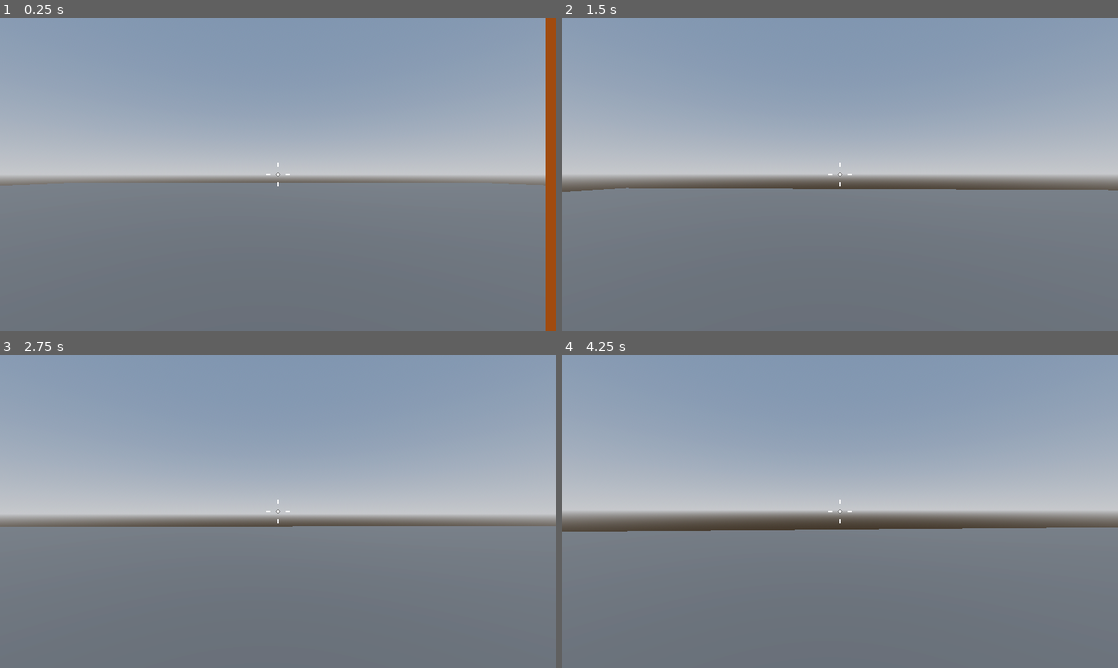
Above: before the commit, frames 1-4 (two rows, left to right).
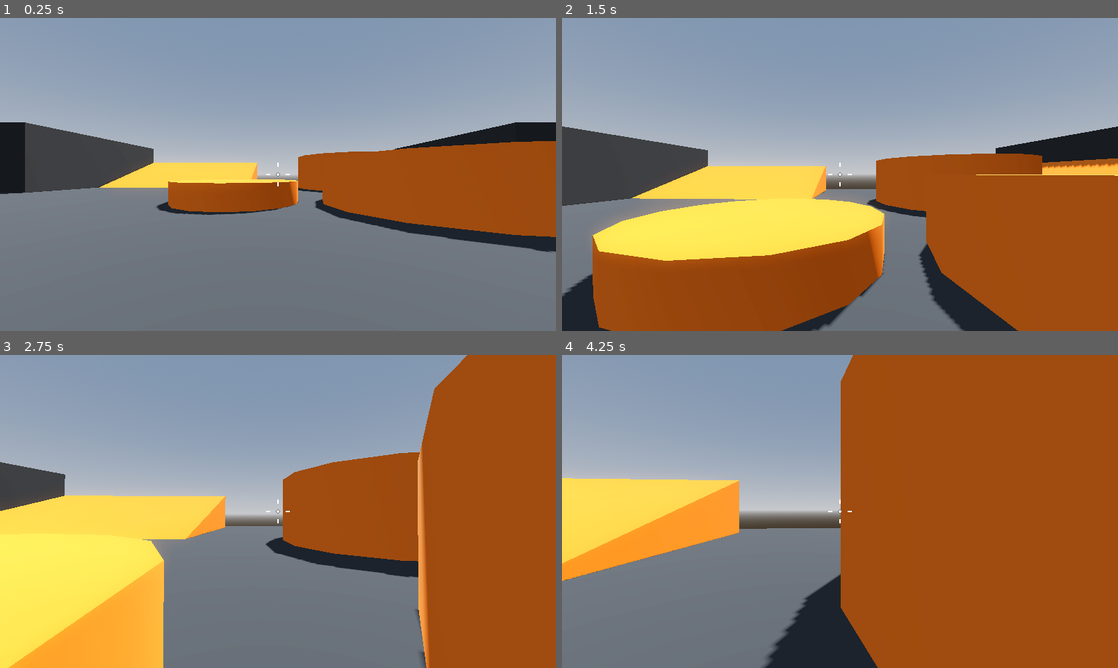
Above: after the commit, the same moments.

Repository: BlizniukDM/robo-rampage
Game: Godot game, scene res://levels/sand_box.tscn
The game is run twice, just before and just after one commit, with the same random seed, the same clock (stepped at 60 frames per second) and the same inputs.
Inputs (mouse positions are in pixels of both pictures, inside the frame that each line leads up to):
- Up to frame 1 (0.25 s): no input
- Up to frame 2 (1.5 s): tap Enter at 0.5 s; move the mouse to (867, 174) at 0.52 s; hold W (forward) from 0.53 s (still down); tap Space (jump) at 0.77 s; move the mouse to (812, 174) at 1.27 s
- Up to frame 3 (2.75 s): keep holding W (forward); tap Space (jump) at 1.52 s; move the mouse to (289, 505) at 2.02 s
- Up to frame 4 (4.25 s): keep holding W (forward); move the mouse to (834, 517) at 2.77 s; tap Space (jump) at 3.02, 3.77 s; move the mouse to (878, 514) at 3.52 s

The runs differ from the first frame. In frame 1, 23% of the frame differs, in the area x 0-100%, y 0-100%; in frame 2, 50%; in frame 3, 51%; in frame 4, 60%.

Commit message:
Added the sand_box

Diff:
--- /dev/null
+++ b/levels/materials/grey_material.tres
@@ -0,0 +1,4 @@
+[gd_resource type="StandardMaterial3D" format=3 uid="uid://c3jd1cakp20kl"]
+
+[resource]
+albedo_color = Color(0.196078, 0.196078, 0.196078, 1)
--- /dev/null
+++ b/levels/materials/orange_material.tres
@@ -0,0 +1,4 @@
+[gd_resource type="StandardMaterial3D" format=3 uid="uid://brumyviwoqcru"]
+
+[resource]
+albedo_color = Color(1, 0.470588, 0.0784314, 1)
--- a/levels/sand_box.tscn
+++ b/levels/sand_box.tscn
@@ -1,6 +1,8 @@
 [gd_scene load_steps=7 format=3 uid="uid://d1lslon6jvtd6"]
 
 [ext_resource type="PackedScene" uid="uid://cj7hdncn2lvgk" path="res://player/player.tscn" id="1_eqdow"]
+[ext_resource type="Material" uid="uid://c3jd1cakp20kl" path="res://levels/materials/grey_material.tres" id="1_n2o7e"]
+[ext_resource type="Material" uid="uid://brumyviwoqcru" path="res://levels/materials/orange_material.tres" id="2_k7icp"]
 
 [sub_resource type="ProceduralSkyMaterial" id="ProceduralSkyMaterial_8sxot"]
 sky_horizon_color = Color(0.64625, 0.65575, 0.67075, 1)
@@ -15,12 +17,6 @@
 tonemap_mode = 2
 glow_enabled = true
 
-[sub_resource type="StandardMaterial3D" id="StandardMaterial3D_ek3rn"]
-albedo_color = Color(0.196078, 0.196078, 0.196078, 1)
-
-[sub_resource type="StandardMaterial3D" id="StandardMaterial3D_jidxk"]
-albedo_color = Color(1, 0.470588, 0.0784314, 1)
-
 [node name="SandBox" type="Node3D"]
 
 [node name="WorldEnvironment" type="WorldEnvironment" parent="."]
@@ -34,24 +30,258 @@
 transform = Transform3D(1, 0, 0, 0, 1, 0, 0, 0, 1, 2.08165e-12, -0.5, 2.08165e-12)
 use_collision = true
 size = Vector3(64, 1, 64)
-material = SubResource("StandardMaterial3D_ek3rn")
+material = ExtResource("1_n2o7e")
 
 [node name="Player" parent="." instance=ExtResource("1_eqdow")]
 transform = Transform3D(1, 0, 0, 0, 1, 0, 0, 0, 1, 2.08165e-12, 1, 2.08165e-12)
 
-[node name="CSGBox3D" type="CSGBox3D" parent="."]
-transform = Transform3D(1, 0, 0, 0, 1, 0, 0, 0, 1, 2.462, 0.5, 2.08165e-12)
-use_collision = true
-material = SubResource("StandardMaterial3D_jidxk")
-
-[node name="CSGBox3D2" type="CSGBox3D" parent="."]
-transform = Transform3D(1, 0, 0, 0, 1, 0, 0, 0, 1, 3.462, 1, 2.08165e-12)
-use_collision = true
-size = Vector3(1, 2, 1)
-material = SubResource("StandardMaterial3D_jidxk")
-
-[node name="CSGBox3D3" type="CSGBox3D" parent="."]
-transform = Transform3D(-4.37114e-08, 0, -1, 0, 1, 0, 1, 0, -4.37114e-08, 2.97102, 1.5, -1)
+[node name="----- LevelObjects -----" type="Node" parent="."]
+
+[node name="Platform" type="CSGBox3D" parent="----- LevelObjects -----"]
+transform = Transform3D(-4.37114e-08, 0, 1, 0, 1, 0, -1, 0, -4.37114e-08, -16.4945, 0.5, 0.169671)
+use_collision = true
+material = ExtResource("2_k7icp")
+
+[node name="Platform9" type="CSGBox3D" parent="----- LevelObjects -----"]
+transform = Transform3D(-4.37114e-08, 0, 1, 0, 1, 0, -1, 0, -4.37114e-08, 17.2014, 0.5, -9.00955)
+use_collision = true
+material = ExtResource("2_k7icp")
+
+[node name="Platform10" type="CSGBox3D" parent="----- LevelObjects -----"]
+transform = Transform3D(-4.37114e-08, 0, 1, 0, 1, 0, -1, 0, -4.37114e-08, 18.2014, 1, -9.00955)
+use_collision = true
+size = Vector3(1, 2, 1)
+material = ExtResource("2_k7icp")
+
+[node name="Platform11" type="CSGBox3D" parent="----- LevelObjects -----"]
+transform = Transform3D(-4.37114e-08, 0, 1, 0, 1, 0, -1, 0, -4.37114e-08, 20.2014, 1.5, -9.00955)
+use_collision = true
+size = Vector3(1, 3, 1)
+material = ExtResource("2_k7icp")
+
+[node name="Platform12" type="CSGBox3D" parent="----- LevelObjects -----"]
+transform = Transform3D(-4.37114e-08, 0, 1, 0, 1, 0, -1, 0, -4.37114e-08, 22.2014, 2, -9.00955)
+use_collision = true
+size = Vector3(1, 4, 1)
+material = ExtResource("2_k7icp")
+
+[node name="Platform13" type="CSGBox3D" parent="----- LevelObjects -----"]
+transform = Transform3D(-4.37114e-08, 0, 1, 0, 1, 0, -1, 0, -4.37114e-08, 17.2014, 0.5, 6.99045)
+use_collision = true
+material = ExtResource("2_k7icp")
+
+[node name="Platform14" type="CSGBox3D" parent="----- LevelObjects -----"]
+transform = Transform3D(-4.37114e-08, 0, 1, 0, 1, 0, -1, 0, -4.37114e-08, 18.2014, 1, 6.99045)
+use_collision = true
+size = Vector3(1, 2, 1)
+material = ExtResource("2_k7icp")
+
+[node name="Platform15" type="CSGBox3D" parent="----- LevelObjects -----"]
+transform = Transform3D(-4.37114e-08, 0, 1, 0, 1, 0, -1, 0, -4.37114e-08, 20.2014, 1.5, 6.99045)
+use_collision = true
+size = Vector3(1, 3, 1)
+material = ExtResource("2_k7icp")
+
+[node name="Platform16" type="CSGBox3D" parent="----- LevelObjects -----"]
+transform = Transform3D(-4.37114e-08, 0, 1, 0, 1, 0, -1, 0, -4.37114e-08, 22.2014, 2, 6.99045)
+use_collision = true
+size = Vector3(1, 4, 1)
+material = ExtResource("2_k7icp")
+
+[node name="Platform17" type="CSGBox3D" parent="----- LevelObjects -----"]
+transform = Transform3D(-1, 0, -8.74228e-08, 0, 1, 0, 8.74228e-08, 0, -1, 16.4514, 0.5, 18.2404)
+use_collision = true
+material = ExtResource("2_k7icp")
+
+[node name="Platform18" type="CSGBox3D" parent="----- LevelObjects -----"]
+transform = Transform3D(-1, 0, -8.74228e-08, 0, 1, 0, 8.74228e-08, 0, -1, 16.4514, 1, 17.2404)
+use_collision = true
+size = Vector3(1, 2, 1)
+material = ExtResource("2_k7icp")
+
+[node name="Platform19" type="CSGBox3D" parent="----- LevelObjects -----"]
+transform = Transform3D(-1, 0, -8.74228e-08, 0, 1, 0, 8.74228e-08, 0, -1, 16.4514, 1.5, 15.2404)
+use_collision = true
+size = Vector3(1, 3, 1)
+material = ExtResource("2_k7icp")
+
+[node name="Platform20" type="CSGBox3D" parent="----- LevelObjects -----"]
+transform = Transform3D(-1, 0, -8.74228e-08, 0, 1, 0, 8.74228e-08, 0, -1, 16.4514, 2, 13.2404)
+use_collision = true
+size = Vector3(1, 4, 1)
+material = ExtResource("2_k7icp")
+
+[node name="Platform5" type="CSGBox3D" parent="----- LevelObjects -----"]
+transform = Transform3D(-1, 0, -8.74228e-08, 0, 1, 0, 8.74228e-08, 0, -1, -23.295, 4.73, -11.515)
+use_collision = true
+size = Vector3(2, 0.5, 6.2)
+material = ExtResource("2_k7icp")
+
+[node name="Platform6" type="CSGBox3D" parent="----- LevelObjects -----"]
+transform = Transform3D(-1, 0, -8.74228e-08, 0, 1, 0, 8.74228e-08, 0, -1, -23.2953, 4.72987, 9.56436)
+use_collision = true
+size = Vector3(2, 0.5, 6.2)
+material = ExtResource("2_k7icp")
+
+[node name="Platform7" type="CSGBox3D" parent="----- LevelObjects -----"]
+transform = Transform3D(1.31134e-07, 0, -1, 0, 1, 0, 1, 0, 1.31134e-07, -11.0757, 5.26562, 21.8146)
+use_collision = true
+size = Vector3(5, 0.5, 20)
+material = ExtResource("2_k7icp")
+
+[node name="Platform21" type="CSGBox3D" parent="----- LevelObjects -----"]
+transform = Transform3D(1.31134e-07, 0, -1, 0, 1, 0, 1, 0, 1.31134e-07, 8.92428, 5.26562, 21.8146)
+use_collision = true
+size = Vector3(5, 0.5, 20)
+material = ExtResource("2_k7icp")
+
+[node name="Platform8" type="CSGBox3D" parent="----- LevelObjects -----"]
+transform = Transform3D(-1, 0, -8.74228e-08, 0, 1, 0, 8.74228e-08, 0, -1, 24.8978, 4.72987, -11.5871)
+use_collision = true
+size = Vector3(2, 0.5, 6.2)
+material = ExtResource("2_k7icp")
+
+[node name="Platform2" type="CSGBox3D" parent="----- LevelObjects -----"]
+transform = Transform3D(-4.37114e-08, 0, 1, 0, 1, 0, -1, 0, -4.37114e-08, -16.4945, 1, -0.830329)
+use_collision = true
+size = Vector3(1, 2, 1)
+material = ExtResource("2_k7icp")
+
+[node name="Platform3" type="CSGBox3D" parent="----- LevelObjects -----"]
+transform = Transform3D(1, 0, 0, 0, 1, 0, 0, 0, 1, -17.4945, 1.5, -0.339345)
 use_collision = true
 size = Vector3(1, 3, 2)
-material = SubResource("StandardMaterial3D_jidxk")
+material = ExtResource("2_k7icp")
+
+[node name="Platform4" type="CSGBox3D" parent="----- LevelObjects -----"]
+transform = Transform3D(-4.37114e-08, 0, 1, 0, 1, 0, -1, 0, -4.37114e-08, -17.4877, 2, -1.83033)
+use_collision = true
+size = Vector3(1, 4, 1)
+material = ExtResource("2_k7icp")
+
+[node name="Building" type="CSGBox3D" parent="----- LevelObjects -----"]
+transform = Transform3D(1, 0, 0, 0, 1, 0, 0, 0, 1, -23, 2.5, -22)
+use_collision = true
+size = Vector3(10, 5, 15)
+material = ExtResource("1_n2o7e")
+
+[node name="LargeFlatArea" type="CSGBox3D" parent="----- LevelObjects -----"]
+transform = Transform3D(1, 0, 0, 0, 1, 0, 0, 0, 1, 0, 0.5, 18.0112)
+use_collision = true
+size = Vector3(20, 1, 20)
+material = ExtResource("1_n2o7e")
+
+[node name="Building2" type="CSGBox3D" parent="----- LevelObjects -----"]
+transform = Transform3D(1, 0, 0, 0, 1, 0, 0, 0, 1, -23, 2.5, -1)
+use_collision = true
+size = Vector3(10, 5, 15)
+material = ExtResource("1_n2o7e")
+
+[node name="Building3" type="CSGBox3D" parent="----- LevelObjects -----"]
+transform = Transform3D(1, 0, 0, 0, 1, 0, 0, 0, 1, -23, 2.5, 20)
+use_collision = true
+size = Vector3(10, 5, 15)
+material = ExtResource("1_n2o7e")
+
+[node name="Building4" type="CSGBox3D" parent="----- LevelObjects -----"]
+transform = Transform3D(1, 0, 0, 0, 1, 0, 0, 0, 1, 21.9034, 2.5, -22)
+use_collision = true
+size = Vector3(10, 5, 15)
+material = ExtResource("1_n2o7e")
+
+[node name="Building5" type="CSGBox3D" parent="----- LevelObjects -----"]
+transform = Transform3D(1, 0, 0, 0, 1, 0, 0, 0, 1, 21.9034, 2.5, -1)
+use_collision = true
+size = Vector3(10, 5, 15)
+material = ExtResource("1_n2o7e")
+
+[node name="Building6" type="CSGBox3D" parent="----- LevelObjects -----"]
+transform = Transform3D(1, 0, 0, 0, 1, 0, 0, 0, 1, 21.9034, 2.5, 20)
+use_collision = true
+size = Vector3(10, 5, 15)
+material = ExtResource("1_n2o7e")
+
+[node name="Slope" type="CSGPolygon3D" parent="----- LevelObjects -----"]
+transform = Transform3D(3, 0, 0, 0, 3, 0, 0, 0, 3, 13.901, 0, -14.4603)
+use_collision = true
+polygon = PackedVector2Array(0, 0, 1, 1, 1, 0)
+depth = 5.0
+material = ExtResource("2_k7icp")
+
+[node name="Slope2" type="CSGPolygon3D" parent="----- LevelObjects -----"]
+transform = Transform3D(-1.31134e-07, 1.04636e-15, 3, 1.04636e-15, 3, -1.04636e-15, -3, 1.04636e-15, -1.31134e-07, -2.99806, 2.08165e-12, -20.479)
+use_collision = true
+polygon = PackedVector2Array(0, 0, 3, 1, 3, 2.08165e-12)
+depth = 5.0
+material = ExtResource("2_k7icp")
+
+[node name="CSGCylinder3D" type="CSGCylinder3D" parent="----- LevelObjects -----"]
+transform = Transform3D(1, 0, 0, 0, 1, 0, 0, 0, 1, 7, 1, -9)
+use_collision = true
+radius = 5.0
+sides = 16
+material = ExtResource("2_k7icp")
+
+[node name="CSGCylinder3D3" type="CSGCylinder3D" parent="----- LevelObjects -----"]
+transform = Transform3D(1, 0, 0, 0, 1, 0, 0, 0, 1, -2, 0.5, -10)
+use_collision = true
+radius = 3.0
+height = 1.0
+sides = 16
+material = ExtResource("2_k7icp")
+
+[node name="CSGCylinder3D4" type="CSGCylinder3D" parent="----- LevelObjects -----"]
+transform = Transform3D(1, 0, 0, 0, 1, 0, 0, 0, 1, 8.73233, 0.5, -3.66548)
+use_collision = true
+radius = 3.0
+height = 1.0
+sides = 16
+material = ExtResource("2_k7icp")
+
+[node name="CSGCylinder3D5" type="CSGCylinder3D" parent="----- LevelObjects -----"]
+transform = Transform3D(1, 0, 0, 0, 1, 0, 0, 0, 1, -7.02693, 1.5, 17.3761)
+use_collision = true
+radius = 3.0
+height = 1.0
+sides = 16
+material = ExtResource("2_k7icp")
+
+[node name="CSGCylinder3D7" type="CSGCylinder3D" parent="----- LevelObjects -----"]
+transform = Transform3D(1, 0, 0, 0, 1, 0, 0, 0, 1, -10.1472, 2.5, 17.3761)
+use_collision = true
+radius = 3.0
+height = 1.0
+sides = 16
+material = ExtResource("2_k7icp")
+
+[node name="CSGCylinder3D8" type="CSGCylinder3D" parent="----- LevelObjects -----"]
+transform = Transform3D(1, 0, 0, 0, 1, 0, 0, 0, 1, -14.1472, 3.5, 15.3761)
+use_collision = true
+radius = 3.0
+height = 1.0
+sides = 16
+material = ExtResource("2_k7icp")
+
+[node name="CSGCylinder3D9" type="CSGCylinder3D" parent="----- LevelObjects -----"]
+transform = Transform3D(1, 0, 0, 0, 1, 0, 0, 0, 1, -15.9971, 4.5, 15.3761)
+use_collision = true
+radius = 2.0
+height = 1.0
+sides = 16
+material = ExtResource("2_k7icp")
+
+[node name="CSGCylinder3D6" type="CSGCylinder3D" parent="----- LevelObjects -----"]
+transform = Transform3D(1, 0, 0, 0, 1, 0, 0, 0, 1, 5.45575, 1.5, 12.452)
+use_collision = true
+radius = 3.0
+height = 1.0
+sides = 16
+material = ExtResource("2_k7icp")
+
+[node name="CSGCylinder3D2" type="CSGCylinder3D" parent="----- LevelObjects -----"]
+transform = Transform3D(1, 0, 0, 0, 1, 0, 0, 0, 1, 7, 1.5, -20)
+use_collision = true
+radius = 5.0
+height = 3.0
+sides = 16
+material = ExtResource("2_k7icp")
